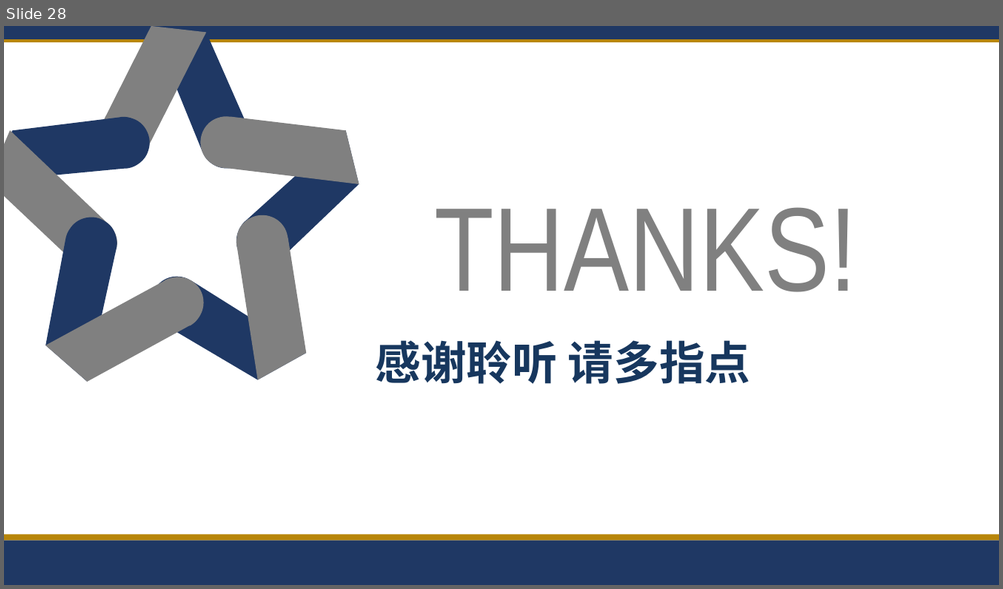
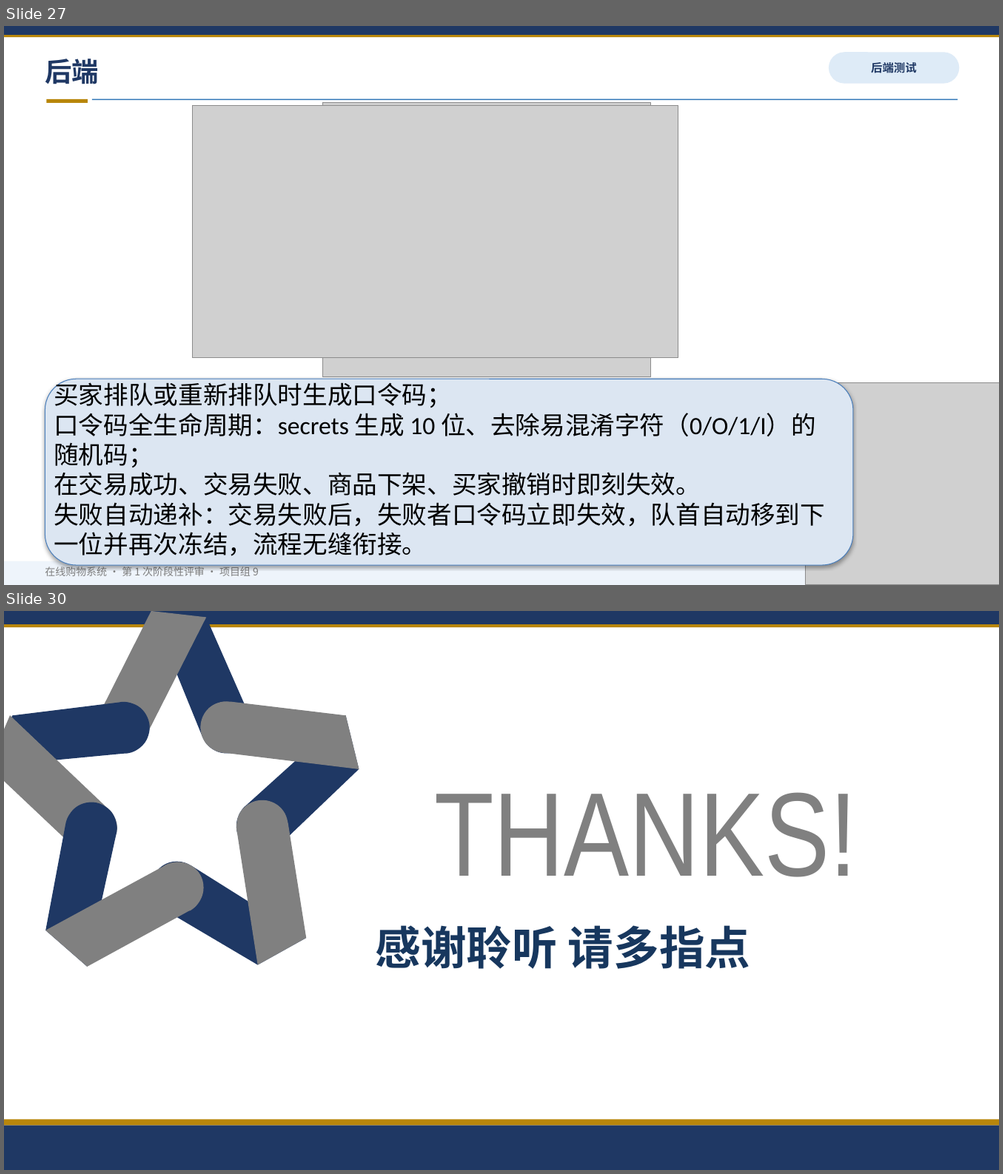
Before and after one commit to tyq-arch/single-merchant-shop-9, a slide deck: docs/第1次阶段性评审_第九组.pptx. Shown one above the other, each under a label of ours: slide 28 before the commit, slides 27 and 30 after it; the slides between them are not shown. The pictures are 1003x589 and 1003x1174 pixels, drawn with LibreOffice and Linux fonts; fonts in the diff are those of the drawing; grey boxes stand for pictures. Boxes give left, top, right and bottom in pixels: in the first picture for what was removed or moved away, otherwise in the second. Text is boxed around its words. In the diff, an @@ line names an element or a change of style, - is before the commit and + after.

```diff
--- a/docs/第1次阶段性评审_第九组.pptx
+++ b/docs/第1次阶段性评审_第九组.pptx
@@ slide 27 added at (4,26,999,585), background #FFFFFF @@
@@ rectangle added at (4,26,999,35), fill #1F3864 @@
@@ rectangle added at (4,35,999,37), fill #B8860B @@
@@ text added at (45,59,99,84), 26 pt, text #1F3864, bold @@
+后端
@@ rounded rectangle added at (828,52,959,84), fill #DEEBF7, 11 pt, text #1F3864, bold @@
+后端测试
@@ rectangle added at (46,99,88,103), fill #B8860B @@
@@ rectangle added at (92,99,958,100), fill #2E75B6 @@
@@ picture added at (192,106,677,359) @@
@@ picture added at (323,102,651,377) @@
@@ rounded rectangle added at (45,379,853,565), fill #DCE6F2, outline #4B7EBC 0.75 pt @@
@@ text added at (54,379,825,560), 24 pt, text #000000 @@
+买家排队或重新排队时生成口令码；
+口令码全生命周期：secrets 生成 10 位、去除易混淆字符（0/O/1/I）的随机码；
+在交易成功、交易失败、商品下架、买家撤销时即刻失效。
+失败自动递补：交易失败后，失败者口令码立即失效，队首自动移到下一位并再次冻结，流程无缝衔接。
@@ picture added at (805,383,999,585) @@
@@ rectangle added at (4,562,999,585), fill #EEF4FB @@
@@ text added at (45,565,259,579), 10 pt, text #7F7F7F @@
+在线购物系统 · 第 1 次阶段性评审 · 项目组 9
@@ what was slide 28 is now slide 30 @@
```
Also in this commit, not shown: 16 slides changed, 1 other slide added.
